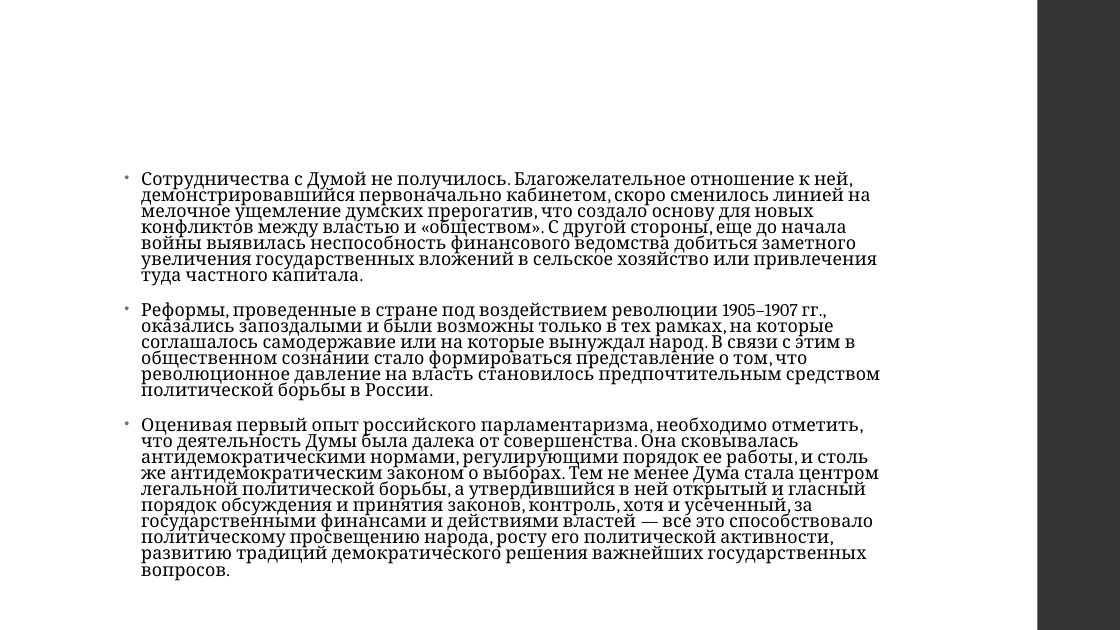
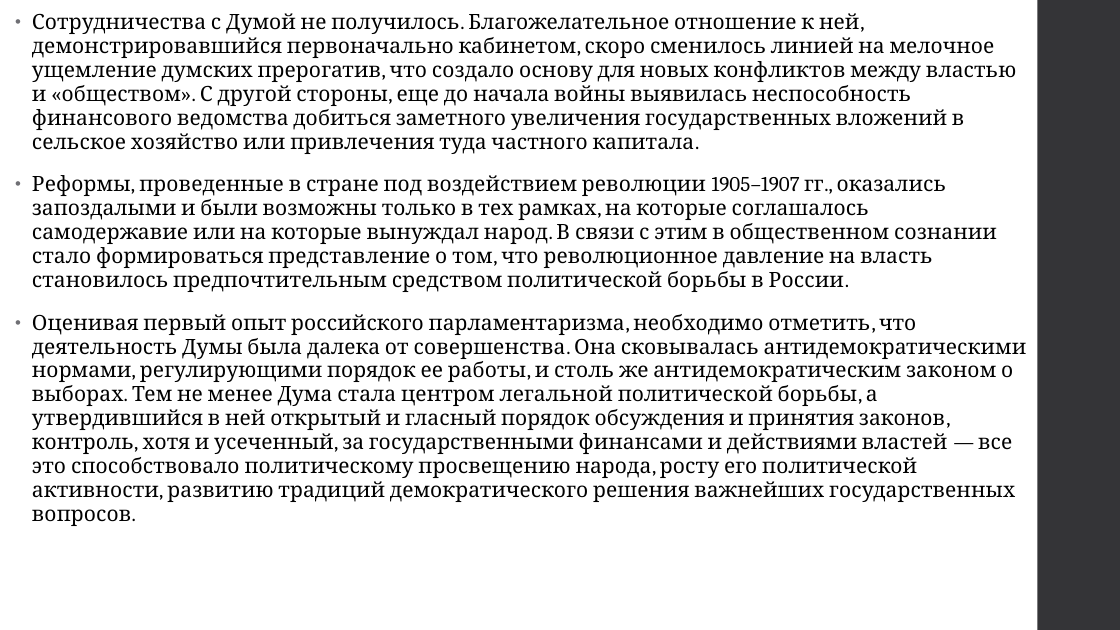
Before and after one commit to Ilyadevin/HW, a slide deck: slide 8 of Parliamentarism_In_Russia_Beggining.pptx (slide 7 before the commit). Drawn at 1120x630 pixels with LibreOffice and Linux fonts; fonts in the diff are those of the drawing. Boxes give left, top, right and bottom in pixels: in the first picture for what was removed or moved away, otherwise in the second. Text is boxed around its words. In the diff, an @@ line names an element or a change of style, - is before the commit and + after.

```diff
--- a/Parliamentarism_In_Russia_Beggining.pptx
+++ b/Parliamentarism_In_Russia_Beggining.pptx
@@ text "Сотрудничества с Думой не получилось. ..." moved from (x1=141, y1=171, x2=880, y2=581) to (x1=32, y1=13, x2=1027, y2=526) @@
@@ text "Сотрудничества с Думой не получилось. ..." at (x1=32, y1=13, x2=1027, y2=526): size 15.3 to 18 pt; line spacing 0.75 to 0.95 @@
```
Also in this commit, not shown: 2 other slides changed, 2 slides added, 9 other files.
